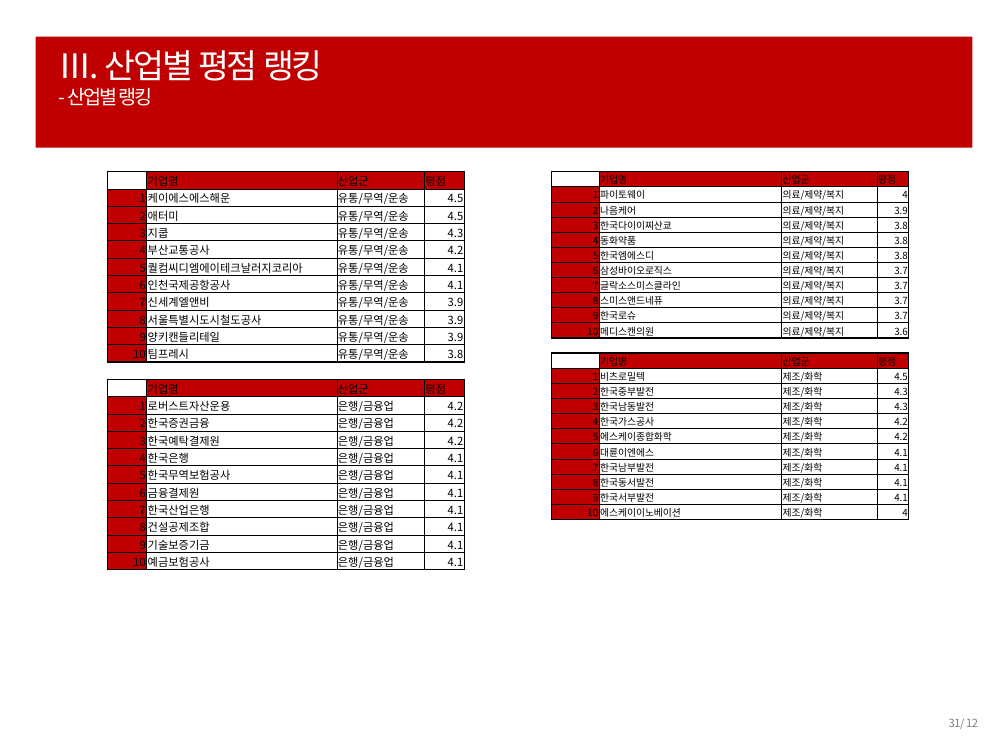
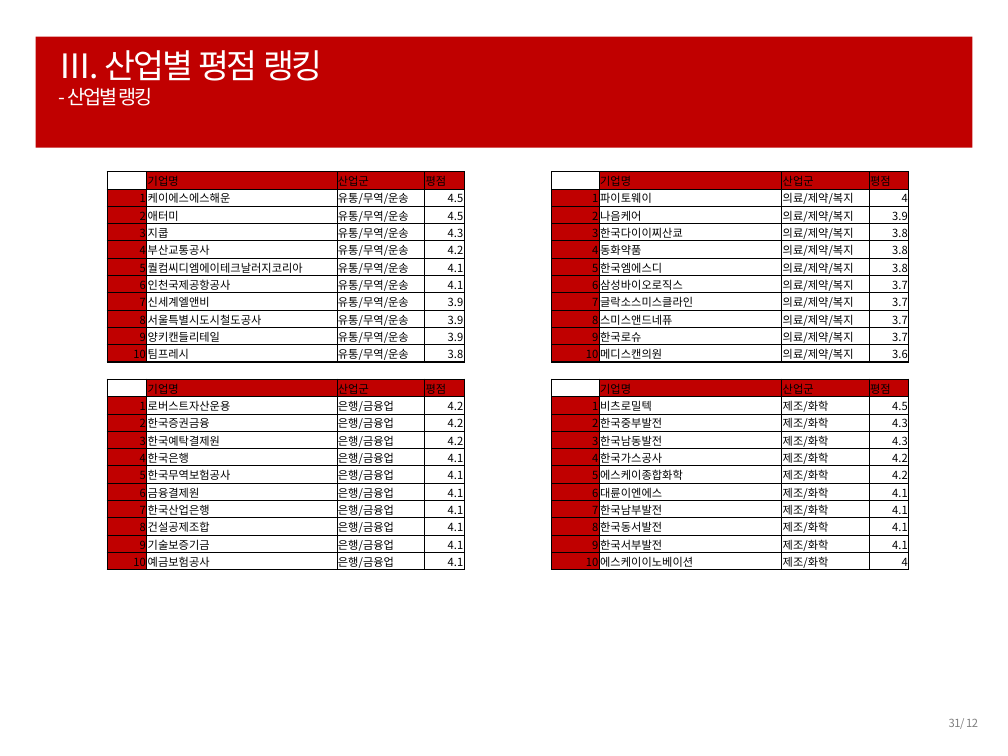
Before and after one commit to ParkHwan/R-studio, a slide deck: slide 31 of project/발표용(이경재) ppt.pptx. Drawn at 1008x756 pixels with LibreOffice and Linux fonts; fonts in the diff are those of the drawing. Boxes give left, top, right and bottom in pixels: in the first picture for what was removed or moved away, otherwise in the second. Text is boxed around its words. In the diff, an @@ line names an element or a change of style, - is before the commit and + after.

```diff
--- a/project/발표용(이경재) ppt.pptx
+++ b/project/발표용(이경재) ppt.pptx
@@ table at bbox=[551, 171, 908, 572] @@
@@ size 7 to 8 pt @@
```
Also in this commit, not shown: 13 other slides changed.
